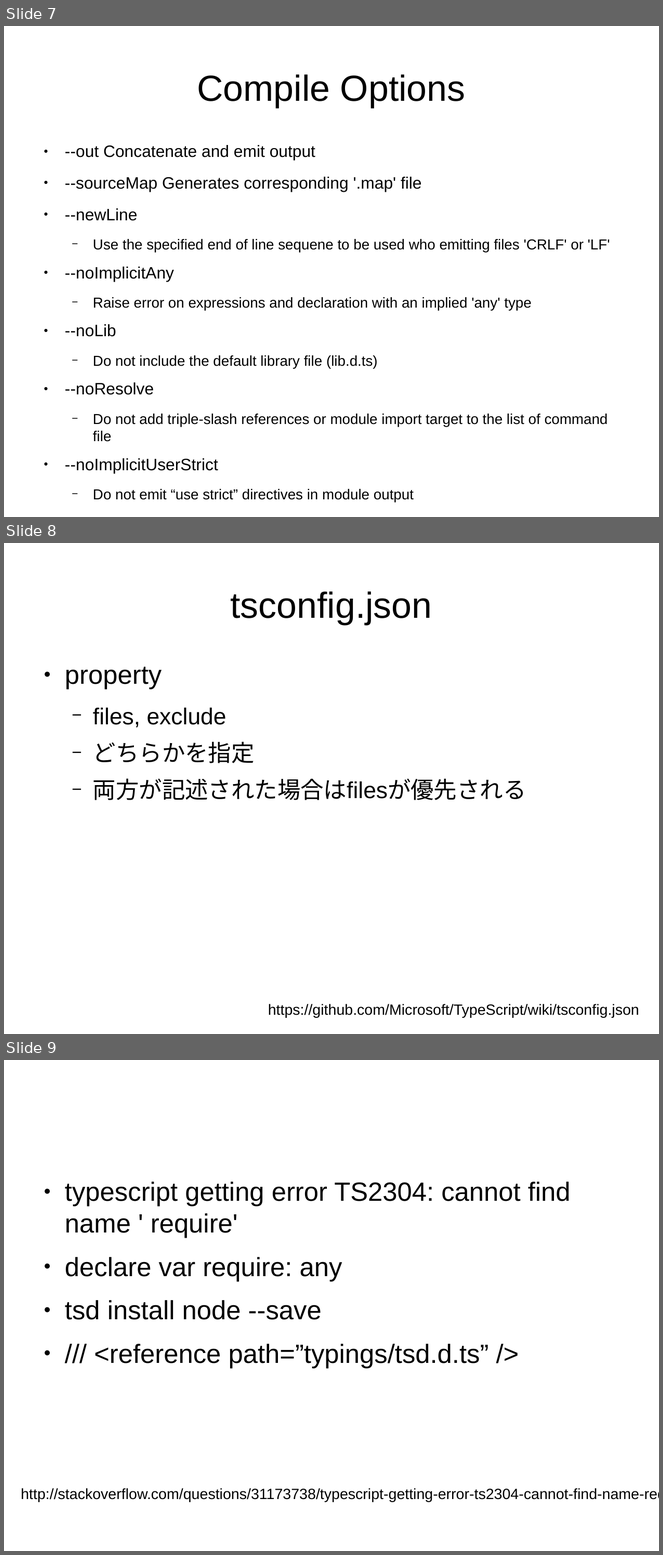
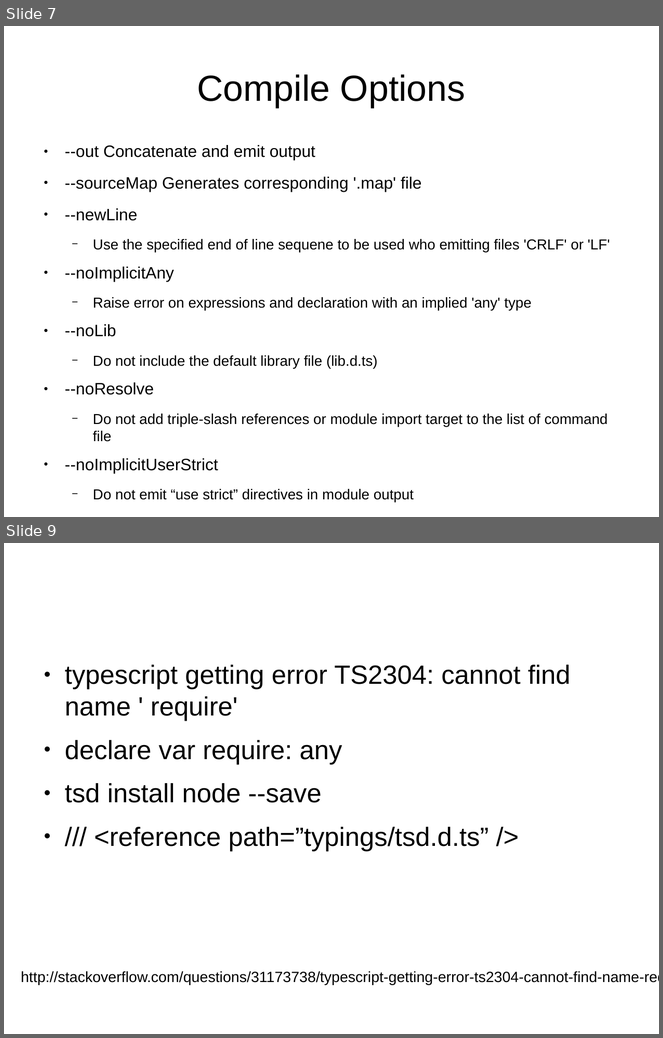
Before and after one commit to sallop/til, a slide deck: typescript.odp. Shown one above the other, each under a label of ours: slides 7, 8 and 9 before the commit, slides 7 and 9 after it; the slides between them are not shown. The pictures are 663x1555 and 663x1038 pixels, drawn with LibreOffice and Linux fonts; fonts in the diff are those of the drawing. Boxes give left, top, right and bottom in pixels: in the first picture for what was removed or moved away, otherwise in the second. Text is boxed around its words. In the diff, an @@ line names an element or a change of style, - is before the commit and + after.

```diff
--- a/typescript.odp
+++ b/typescript.odp
@@ slide 8 removed at bbox=[4, 543, 659, 1034], background #FFFFFF @@
@@ title removed at bbox=[231, 591, 432, 625] @@
-tsconfig.json
@@ text removed at bbox=[65, 667, 526, 800] @@
-● property
-  − files, exclude
-  − どちらかを指定
-  − 両方が記述された場合はfilesが優先される
@@ text removed at bbox=[268, 1004, 639, 1018] @@
-https://github.com/Microsoft/TypeScript/wiki/tsconfig.json
```
Also in this commit, not shown: 1 slide added.
